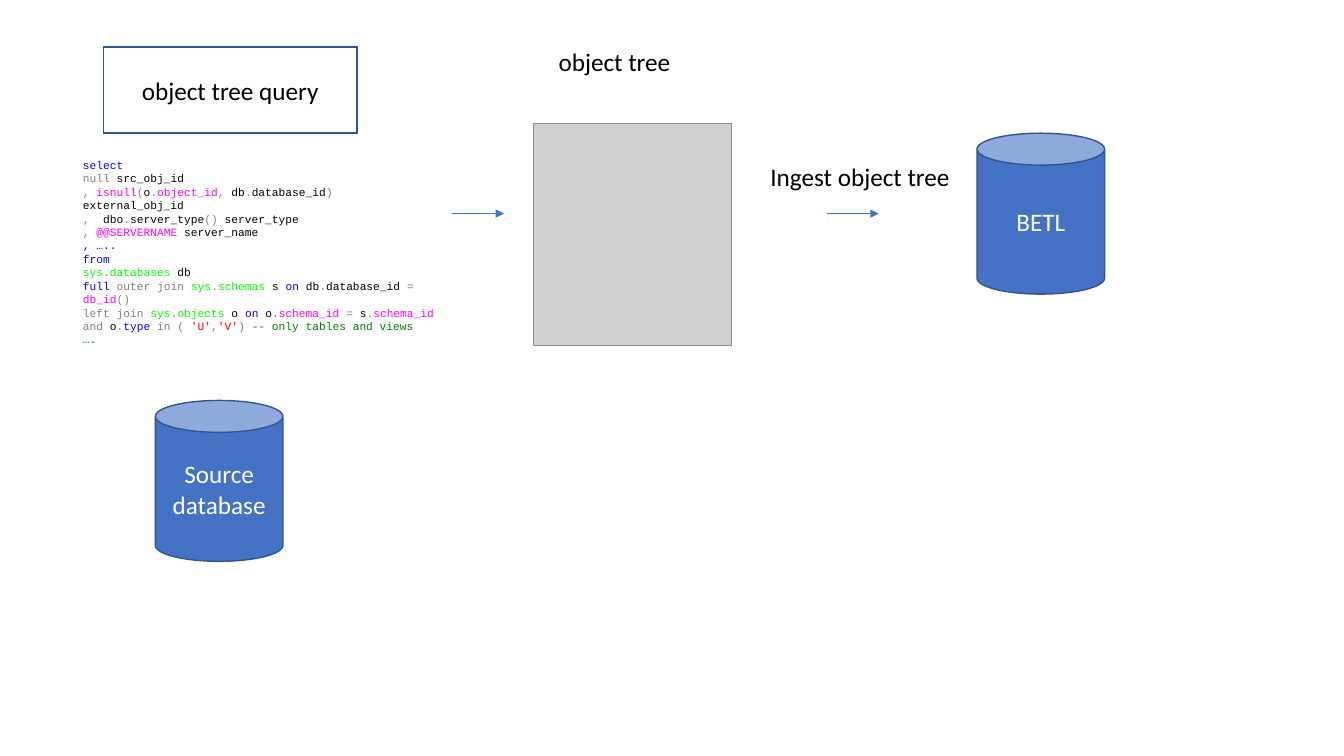
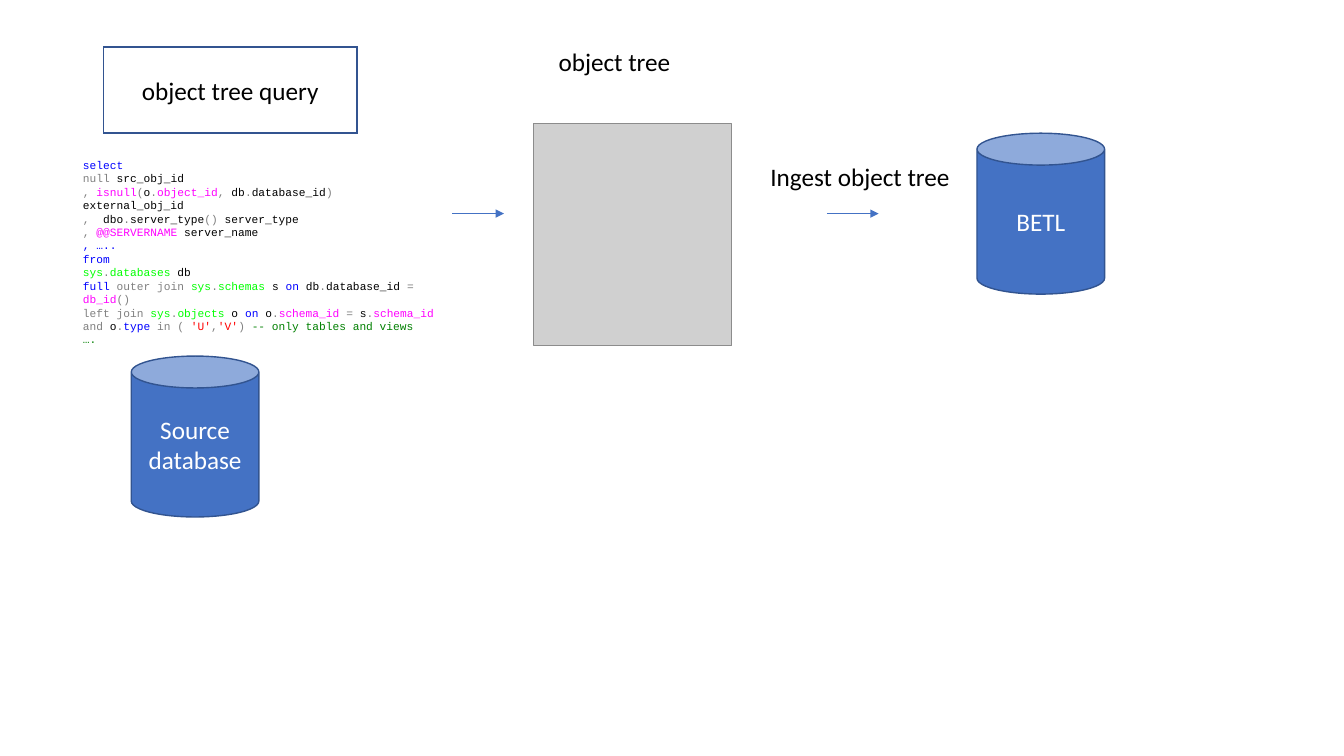
Before and after one commit to basvdberg/BETL, a slide deck: slide 6 of image/betl_architecture.pptx. Drawn at 1344x756 pixels with LibreOffice and Linux fonts; fonts in the diff are those of the drawing; grey boxes stand for pictures. Boxes give left, top, right and bottom in pixels: in the first picture for what was removed or moved away, otherwise in the second. Text is boxed around its words. In the diff, an @@ line names an element or a change of style, - is before the commit and + after.

Commit message:
docs

```diff
--- a/image/betl_architecture.pptx
+++ b/image/betl_architecture.pptx
@@ cylinder "Source database": place and size @@
-cylinder "Source database" at [155, 400, 283, 562]
+cylinder "Source database" at [131, 356, 259, 517]
```
